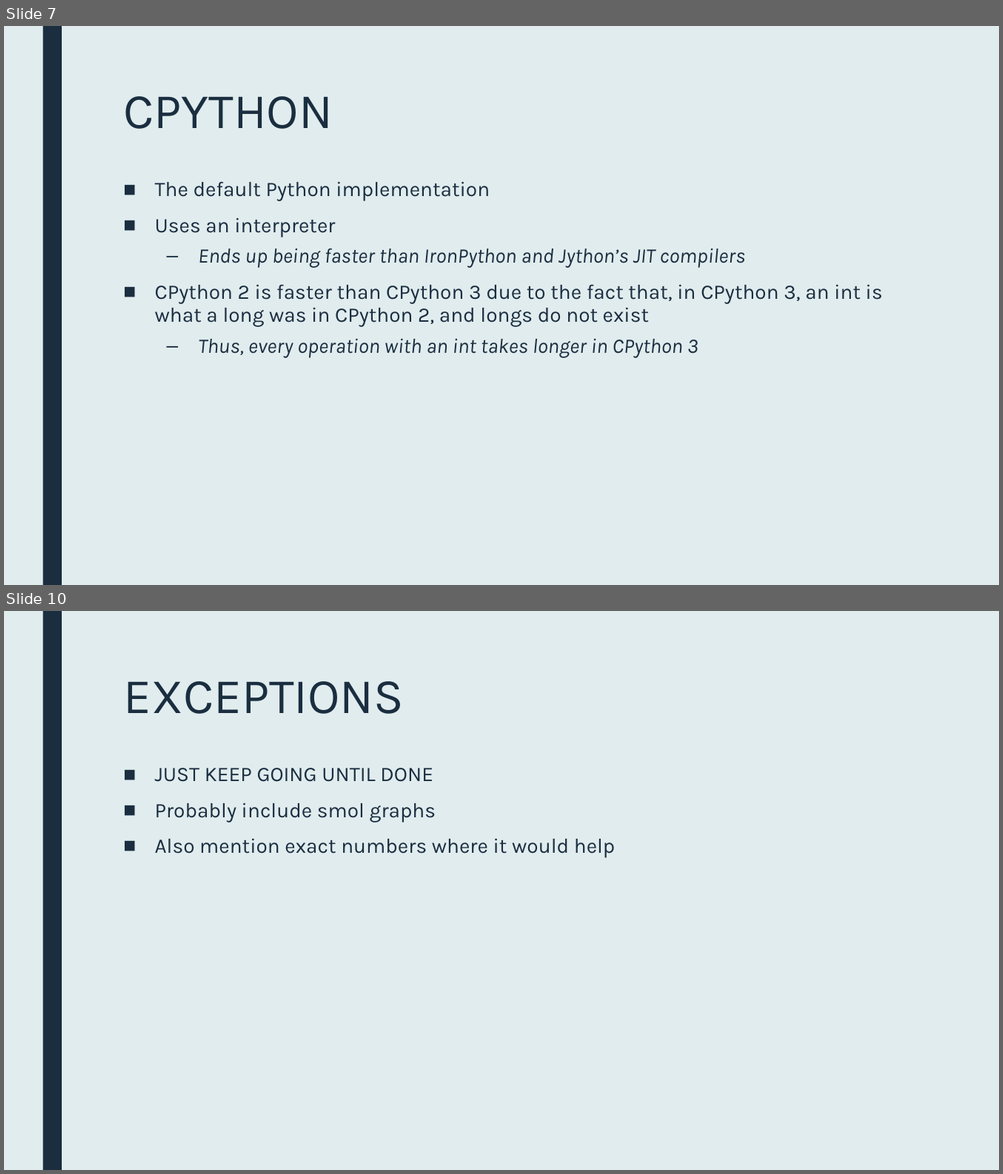
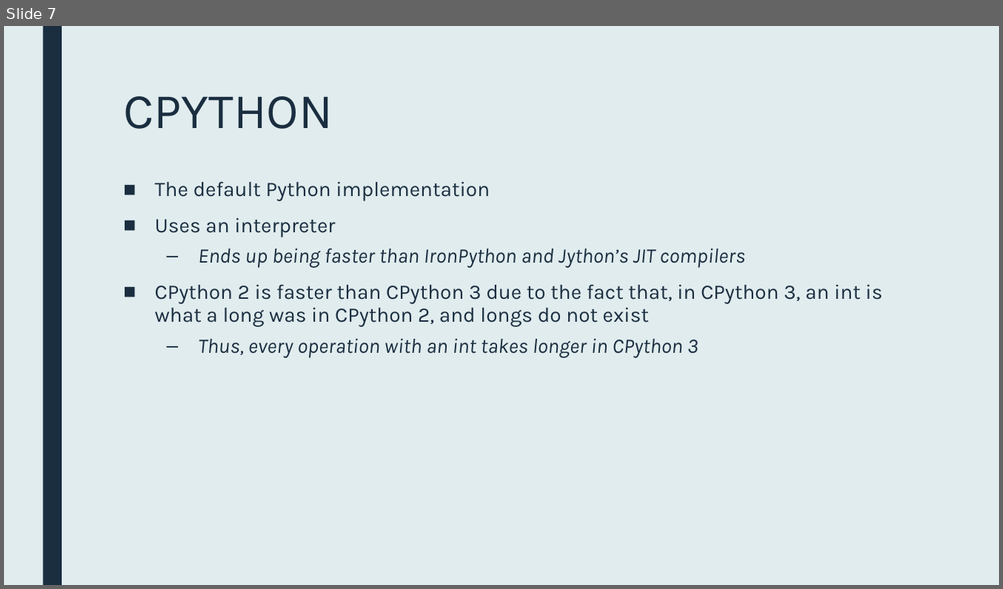
Before and after one commit to gehrigweber/python-comparison, a slide deck: Presentation.pptx. Shown one above the other, each under a label of ours: slides 7 and 10 before the commit, slide 7 after it; the slides between them are not shown. The pictures are 1003x1174 and 1003x589 pixels, drawn with LibreOffice and Linux fonts; fonts in the diff are those of the drawing. Boxes give left, top, right and bottom in pixels: in the first picture for what was removed or moved away, otherwise in the second. Text is boxed around its words. In the diff, an @@ line names an element or a change of style, - is before the commit and + after.

```diff
--- a/Presentation.pptx
+++ b/Presentation.pptx
@@ slide 10 removed at (x1=4, y1=611, x2=999, y2=1170), background #E1ECEE; not listed: 1 template element that a slide beside it also shows @@
@@ title removed at (x1=123, y1=681, x2=404, y2=714) @@
-EXCEPTIONS
@@ text removed at (x1=155, y1=768, x2=615, y2=858) @@
-■ JUST KEEP GOING UNTIL DONE
-■ Probably include smol graphs
-■ Also mention exact numbers where it would help
```
Also in this commit, not shown: 2 slides changed, 8 slides added, 3 other slides removed, 1 other file.
